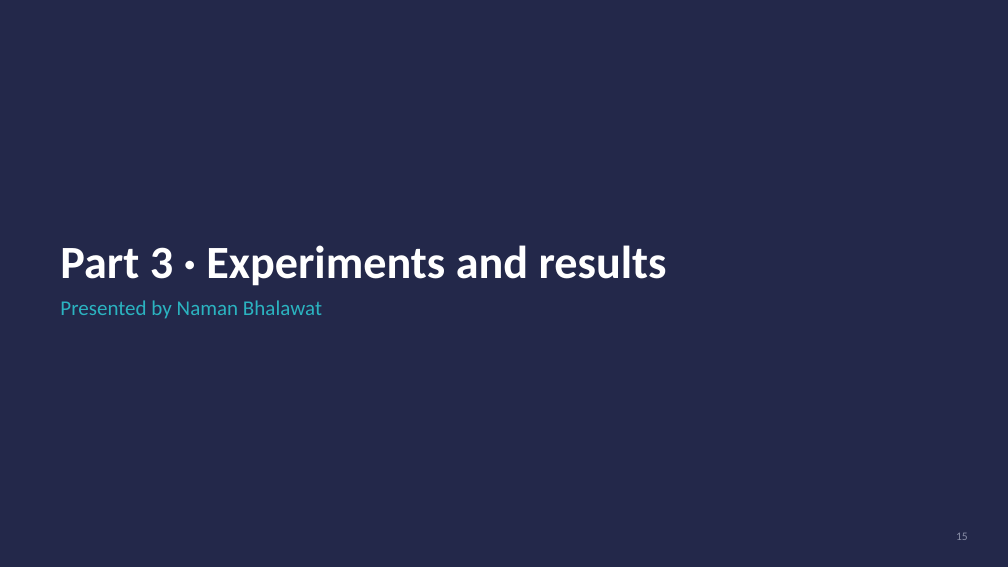
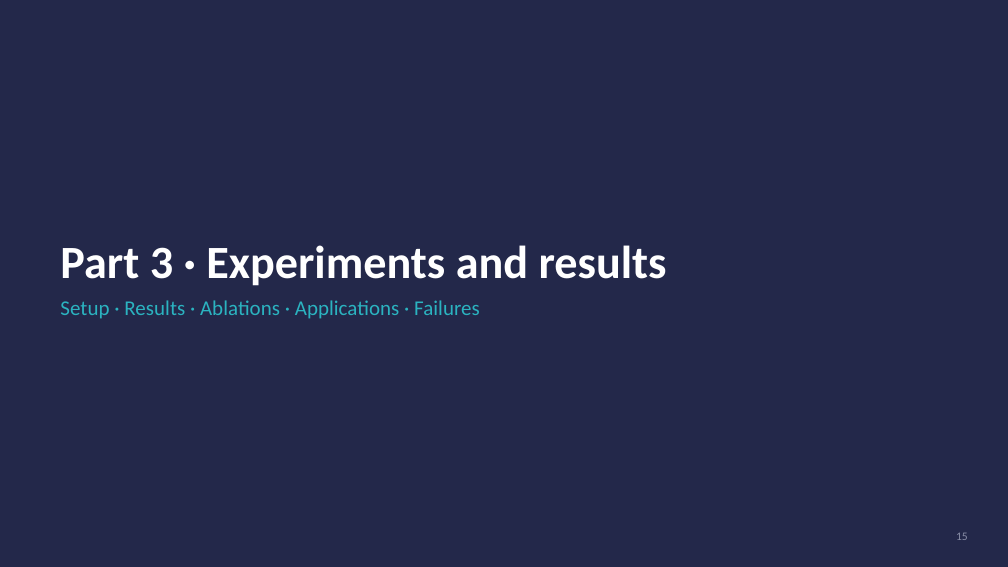
Before and after one commit to jalaj-chaudhary/count-forest-crowd-counting, a slide deck: slide 15 of ppt/COUNT_Forest_presentation.pptx. Drawn at 1008x567 pixels with LibreOffice and Linux fonts; fonts in the diff are those of the drawing. Boxes give left, top, right and bottom in pixels: in the first picture for what was removed or moved away, otherwise in the second. Text is boxed around its words. In the diff, an @@ line names an element or a change of style, - is before the commit and + after.

```diff
--- a/ppt/COUNT_Forest_presentation.pptx
+++ b/ppt/COUNT_Forest_presentation.pptx
@@ text at (x1=60, y1=300, x2=480, y2=319): text changed @@
-Presented by Naman Bhalawat
+Setup · Results · Ablations · Applications · Failures
```
Also in this commit, not shown: 24 other slides changed, 1 other file.
